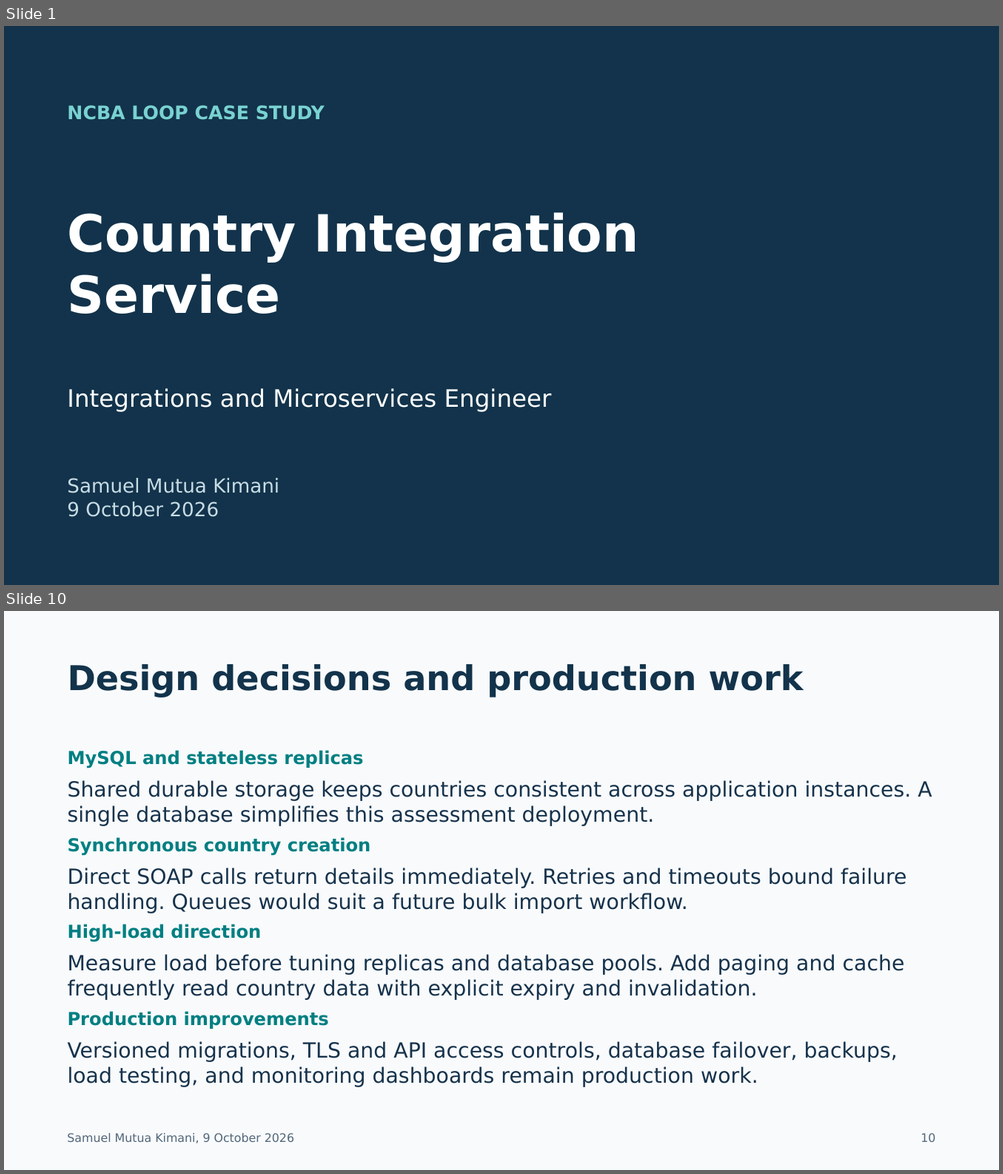
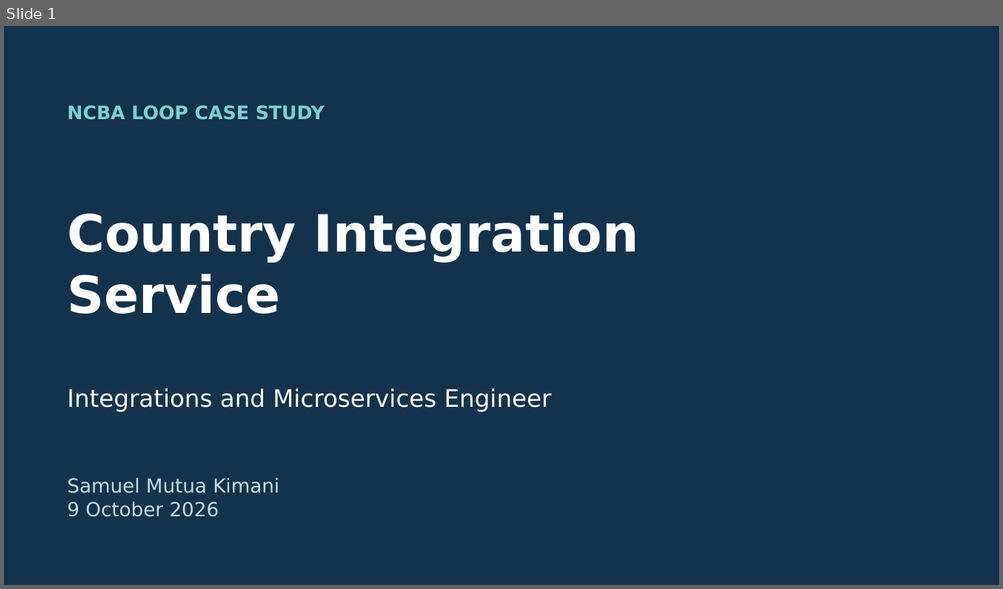
Before and after one commit to kimtour/country-integration-service, a slide deck: docs/submission/Case Study Submission – Integrations and Microservices Engineer – Samuel Mutua Kimani.pptx. Shown one above the other, each under a label of ours: slides 1 and 10 before the commit, slide 1 after it; the slides between them are not shown. The pictures are 1003x1174 and 1003x589 pixels, drawn with LibreOffice and Linux fonts; fonts in the diff are those of the drawing. Boxes give left, top, right and bottom in pixels: in the first picture for what was removed or moved away, otherwise in the second. Text is boxed around its words. In the diff, an @@ line names an element or a change of style, - is before the commit and + after.

Commit message:
Fix country resolution and complete verified assessment submission

```diff
--- a/docs/submission/Case Study Submission – Integrations and Microservices Engineer – Samuel Mutua Kimani.pptx
+++ b/docs/submission/Case Study Submission – Integrations and Microservices Engineer – Samuel Mutua Kimani.pptx
@@ slide 10 removed at [4,611,999,1170], background #F8FAFC @@
@@ text removed at [68,664,803,698] @@
-Design decisions and production work
@@ text removed at [68,750,363,769] @@
-MySQL and stateless replicas
@@ text removed at [68,780,931,826] @@
-Shared durable storage keeps countries consistent across application instances. A single database simplifies this assessment deployment.
@@ text removed at [68,837,371,856] @@
-Synchronous country creation
@@ text removed at [68,868,906,914] @@
-Direct SOAP calls return details immediately. Retries and timeouts bound failure handling. Queues would suit a future bulk import workflow.
@@ text removed at [68,924,261,943] @@
-High-load direction
@@ text removed at [68,954,905,1000] @@
-Measure load before tuning replicas and database pools. Add paging and cache frequently read country data with explicit expiry and invalidation.
@@ text removed at [68,1011,329,1029] @@
-Production improvements
@@ text removed at [68,1042,897,1088] @@
-Versioned migrations, TLS and API access controls, database failover, backups, load testing, and monitoring dashboards remain production work.
@@ text removed at [67,1133,294,1144] @@
-Samuel Mutua Kimani, 9 October 2026
@@ text removed at [920,1133,935,1142] @@
-10
```
Also in this commit, not shown: 17 slides added, 11 other slides removed, 48 other files.
